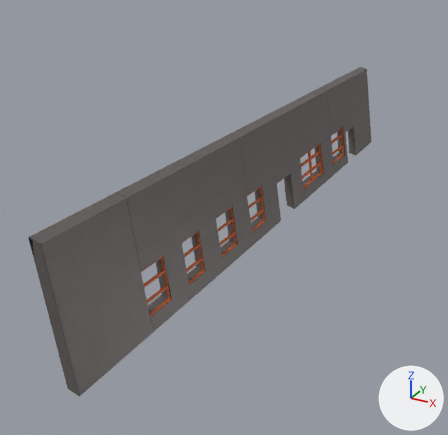
One commit to the FBX model Assets/Imports/Meshes/bib_wall.fbx: the scene before it, then after it.
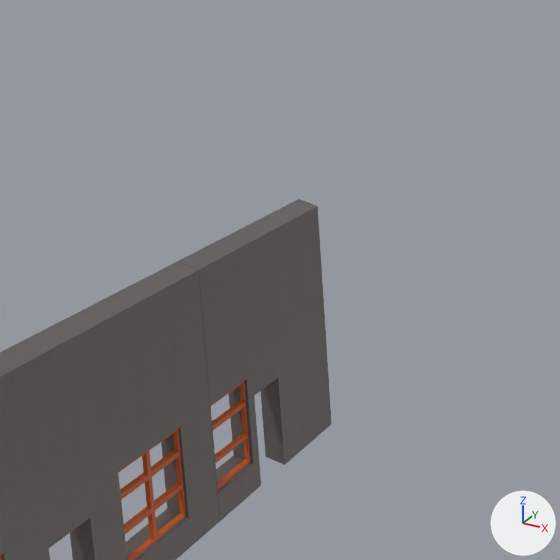
Old and new are each drawn whole from a camera (50 mm lens) standing at (12.0, -38.0, 13.6) and looking at (-4.1, -8.9, -1.0) and again close up on the part from 58% to 100% of the width and 0% to 43% of the height. Every picture has the same lights, and +X, +Y and +Z are marked at lower right. The last two pictures show the newer version. Where no turn or scale is listed for an object, it has been applied to the vertices. Vertices at exactly the same position are counted once.

In view in the first close-up: 'bib_wall', 'bib_window_1', 'bib_window_2'.
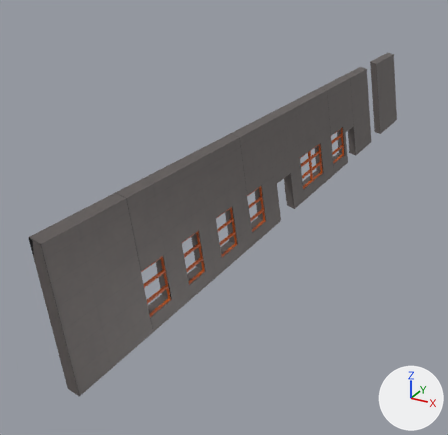
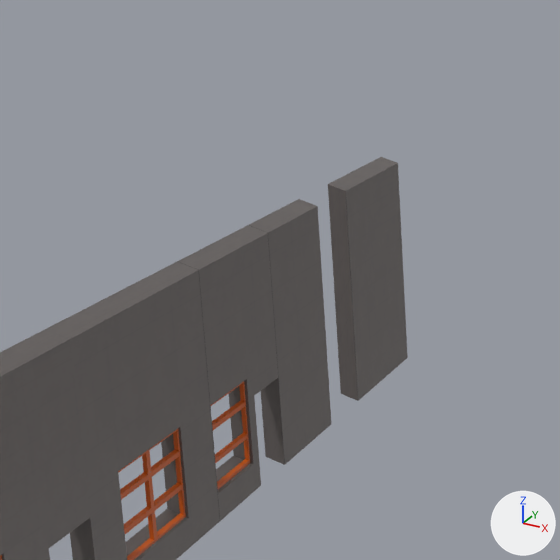
Pixel boxes (x1, y1, x2, y2) of what changed, in the close-ups (560 x 560 px):
'bib_wall', reshaped
    before: (0, 199, 331, 560)
    after: (0, 157, 408, 560)
part 1 of me_cube, added
    after: (328, 157, 408, 401)

Edits to the bpy script that builds the scene:
```text
Change me_cube:
    used by ob_bib_wall; location = (0.18, 0.0, 2.27)
    remove me_cube.from_pydata(...)  # 210 vertices, 218 faces; spans x -1.8..-0.4, y -25.8..7.5, z -2.5..3.1
    add me_cube.from_pydata(...)  # 226 vertices, 232 faces; spans x -1.8..-0.4, y -25.8..15.0, z -2.5..3.1
    me_cube part 1: a new loose piece of 16 vertices spanning x -1.8..-0.4, y 9.9..15.0, z -2.5..3.1, in mat_iut_main_texture (picture img_iut_main_t_png)
```
